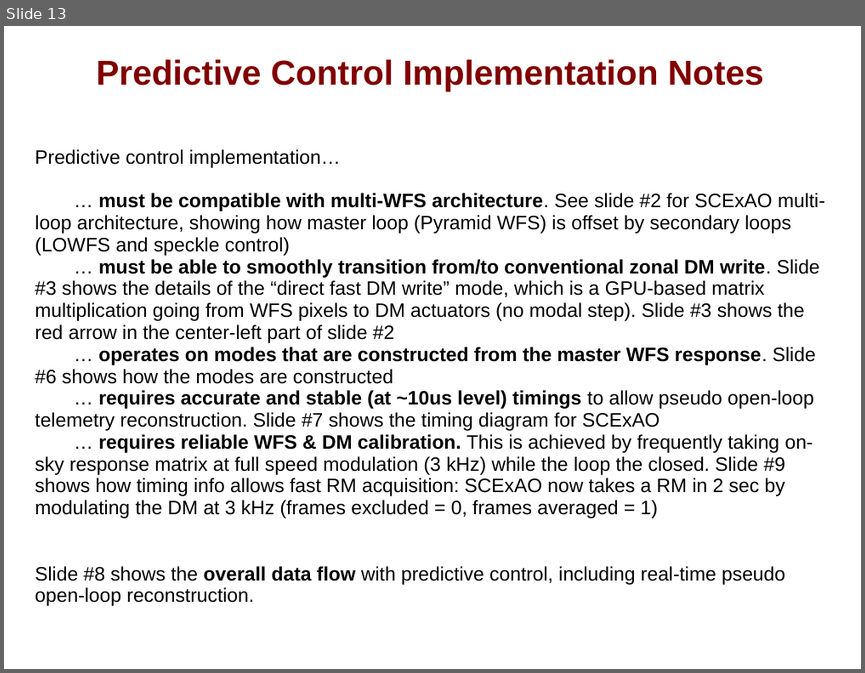
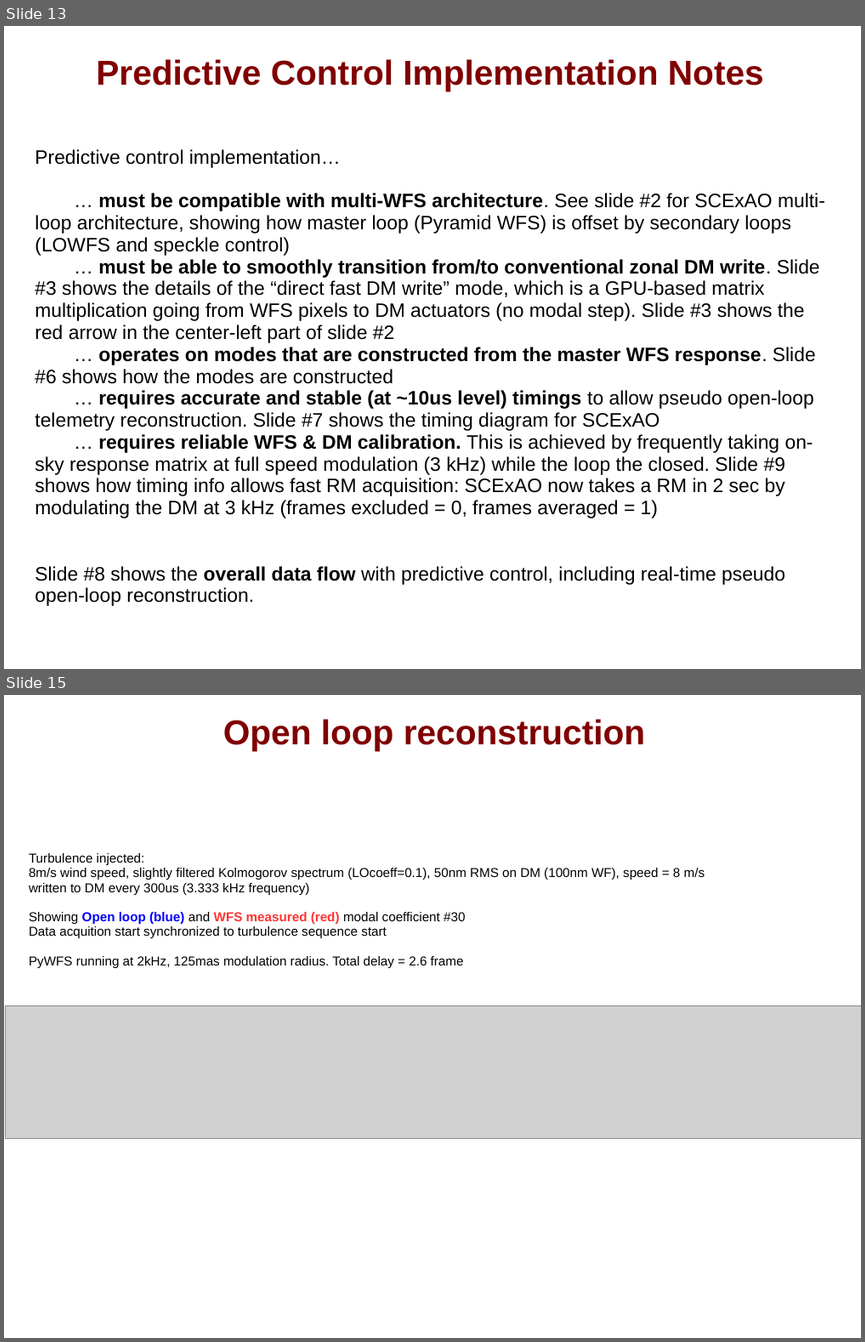
Before and after one commit to oguyon/Cfits, a slide deck: src/AOloopControl/doc/AOloopControl_figs.ppt. Shown one above the other, each under a label of ours: slide 13 before the commit, slides 13 and 15 after it; the slides between them are not shown. The pictures are 865x673 and 865x1342 pixels, drawn with LibreOffice and Linux fonts; fonts in the diff are those of the drawing; grey boxes stand for pictures. Boxes give left, top, right and bottom in pixels: in the first picture for what was removed or moved away, otherwise in the second. Text is boxed around its words. In the diff, an @@ line names an element or a change of style, - is before the commit and + after.

```diff
--- a/src/AOloopControl/doc/AOloopControl_figs.ppt
+++ b/src/AOloopControl/doc/AOloopControl_figs.ppt
@@ slide 15 added at bbox=[4, 695, 861, 1338], background #FFFFFF @@
@@ title added at bbox=[223, 719, 645, 750], 32 pt, text #800000, bold @@
+Open loop reconstruction
@@ text added at bbox=[29, 853, 705, 968], 12 pt, text #000000 @@
+Turbulence injected:
+8m/s wind speed, slightly filtered Kolmogorov spectrum (LOcoeff=0.1), 50nm RMS on DM (100nm WF), speed = 8 m/s
+written to DM every 300us (3.333 kHz frequency)
+Showing Open loop (blue) and WFS measured (red) modal coefficient #30
+Data acquition start synchronized to turbulence sequence start
+PyWFS running at 2kHz, 125mas modulation radius. Total delay = 2.6 frame
@@ picture added at bbox=[6, 1005, 861, 1138] @@
```
Also in this commit, not shown: 1 slide changed, 5 other slides added, 1 slide removed, 4 other files.
